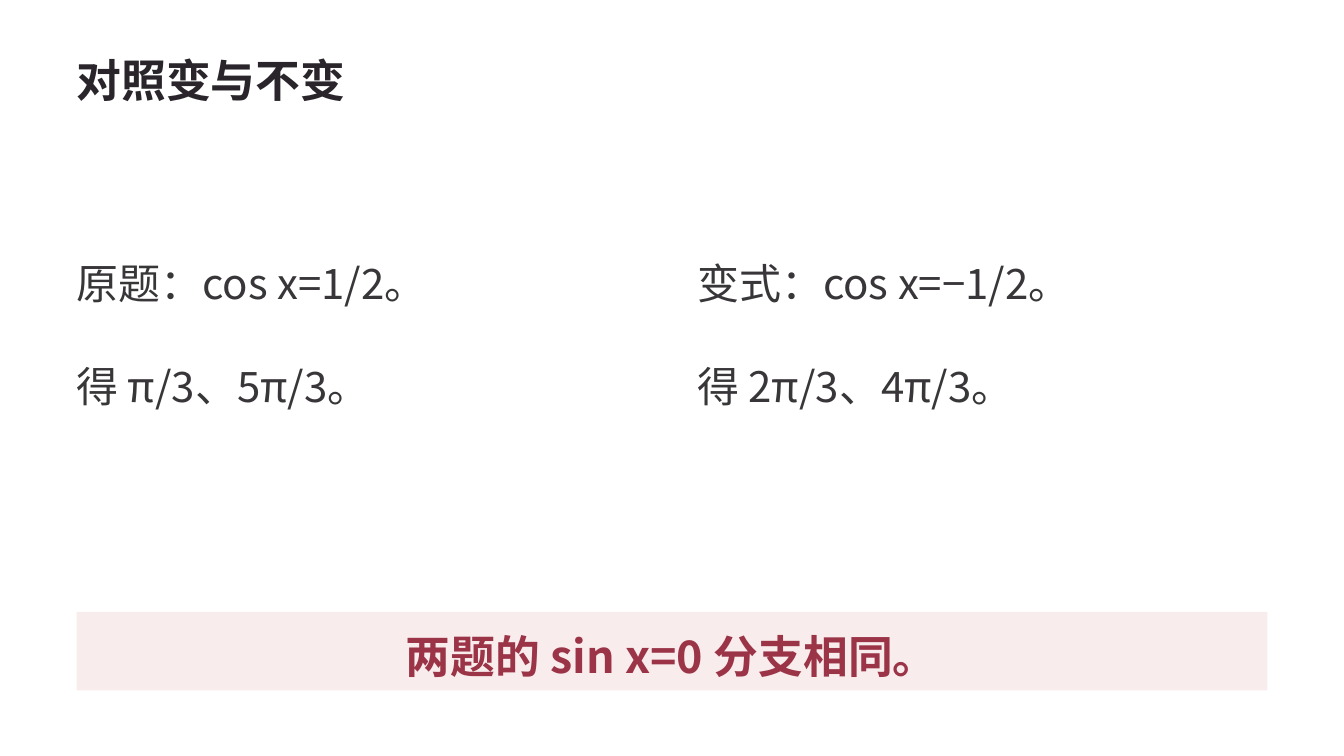
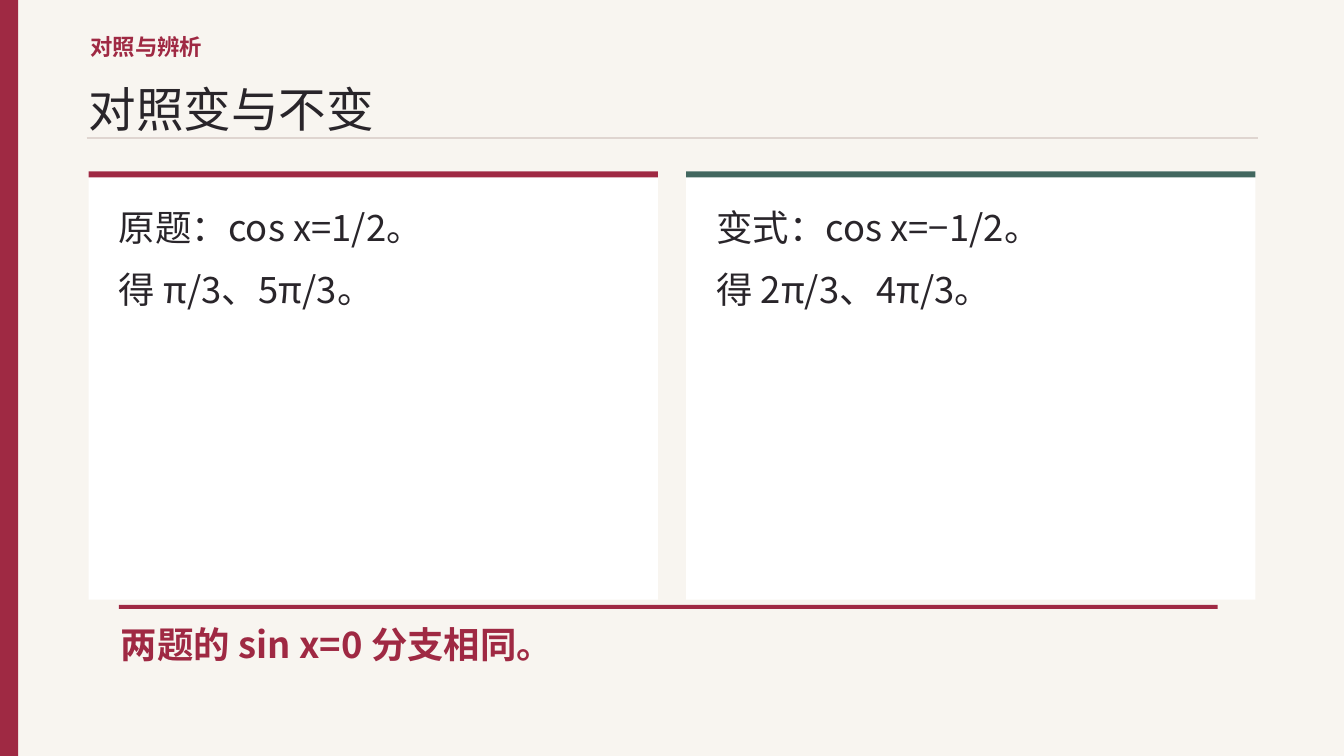
Before and after one commit to jrhhhh/math-homework-agent, a slide deck: slide 17 of lesson-materials-builder/assets/examples/trigonometric/lesson.pptx. Drawn at 1344x756 pixels with LibreOffice and Linux fonts; fonts in the diff are those of the drawing. Boxes give left, top, right and bottom in pixels: in the first picture for what was removed or moved away, otherwise in the second. Text is boxed around its words. In the diff, an @@ line names an element or a change of style, - is before the commit and + after.

```diff
--- a/lesson-materials-builder/assets/examples/trigonometric/lesson.pptx
+++ b/lesson-materials-builder/assets/examples/trigonometric/lesson.pptx
@@ background #FFFFFF to #F8F5F0 @@
@@ rectangle added at (0, 0, 18, 756), fill #9F2943 @@
@@ text at (91, 36, 203, 57): text changed; size 32 to 16 pt; text colour #29252A to #9F2943 @@
-对照变与不变
+对照与辨析
@@ text "对照与辨析" at (91, 36, 203, 57): vertical alignment middle to top @@
@@ text added at (89, 86, 374, 131), 34 pt, text #29252A @@
+对照变与不变
@@ line added from (87, 138) to (1258, 138), #DFD5D0 1.2 pt @@
@@ rectangle added at (89, 171, 658, 600), fill #FFFFFF @@
@@ rectangle added at (89, 171, 658, 177), fill #9F2943 @@
@@ rectangle added at (687, 171, 1256, 600), fill #FFFFFF @@
@@ rectangle added at (687, 171, 1256, 177), fill #42675F @@
@@ text at (119, 212, 423, 310): text changed; size 30 to 26 pt; text colour #39363A to #29252A @@
-变式：cos x=−1/2。
-得 2π/3、4π/3。
+原题：cos x=1/2。
+得 π/3、5π/3。
@@ text at (716, 210, 1041, 310): text changed; size 30 to 26 pt; text colour #39363A to #29252A @@
-原题：cos x=1/2。
-得 π/3、5π/3。
+变式：cos x=−1/2。
+得 2π/3、4π/3。
@@ rectangle added at (119, 605, 1218, 609), fill #9F2943 @@
@@ text "两题的 sin x=0 分支相同。": place and size @@
-text "两题的 sin x=0 分支相同。" at (77, 612, 1267, 691)
+text "两题的 sin x=0 分支相同。" at (121, 627, 553, 662)
@@ text "两题的 sin x=0 分支相同。" at (121, 627, 553, 662): size 32 to 26 pt, text colour #9B3447 to #9F2943; alignment centre to left; line spacing 44.6pt to 35.1pt; more space between paragraphs; vertical alignment middle to top; fill #F8ECEC to none @@
```
Also in this commit, not shown: 20 other slides changed, 24 other files.
